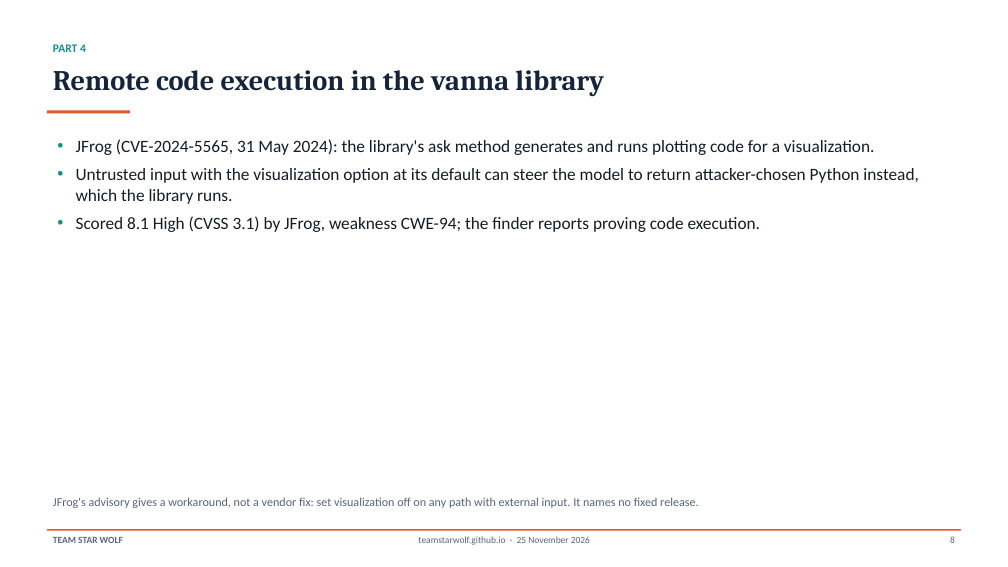
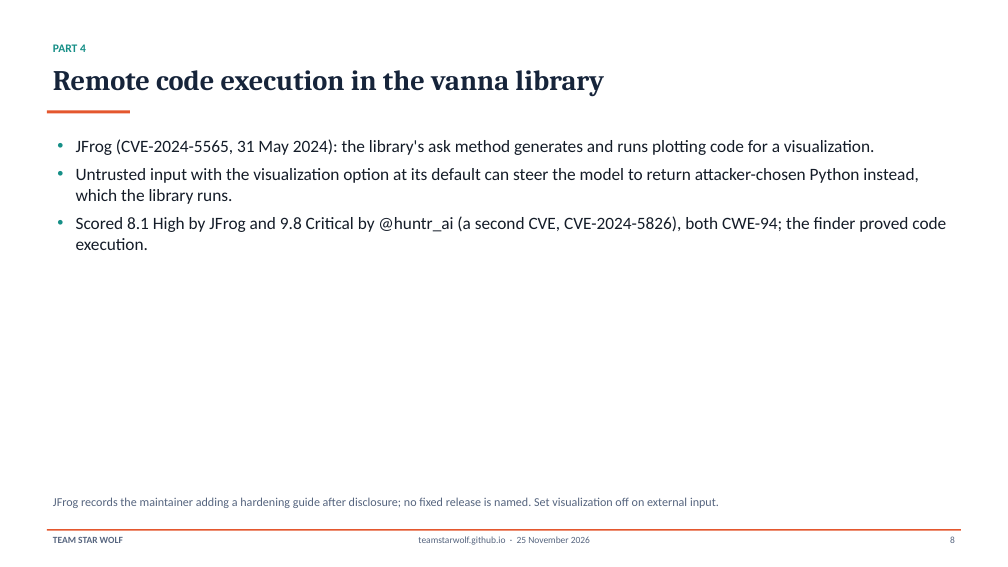
Before and after one commit to TeamStarWolf/TeamStarWolf, a slide deck: slide 8 of case-studies/slides/AI_Assistant_Prompt_Injection_Case_Study.pptx. Drawn at 1008x567 pixels with LibreOffice and Linux fonts; fonts in the diff are those of the drawing. Boxes give left, top, right and bottom in pixels: in the first picture for what was removed or moved away, otherwise in the second. Text is boxed around its words. In the diff, an @@ line names an element or a change of style, - is before the commit and + after.

```diff
--- a/case-studies/slides/AI_Assistant_Prompt_Injection_Case_Study.pptx
+++ b/case-studies/slides/AI_Assistant_Prompt_Injection_Case_Study.pptx
@@ text at [76,216,946,250]: text changed @@
-• Scored 8.1 High (CVSS 3.1) by JFrog, weakness CWE-94; the finder reports proving code execution.
+• Scored 8.1 High by JFrog and 9.8 Critical by @huntr_ai (a second CVE, CVE-2024-5826), both CWE-94; the finder proved code execution.
@@ text at [53,497,719,508]: text changed @@
-JFrog's advisory gives a workaround, not a vendor fix: set visualization off on any path with external input. It names no fixed release.
+JFrog records the maintainer adding a hardening guide after disclosure; no fixed release is named. Set visualization off on external input.
```
Also in this commit, not shown: 4 other slides changed, 6 other files.
